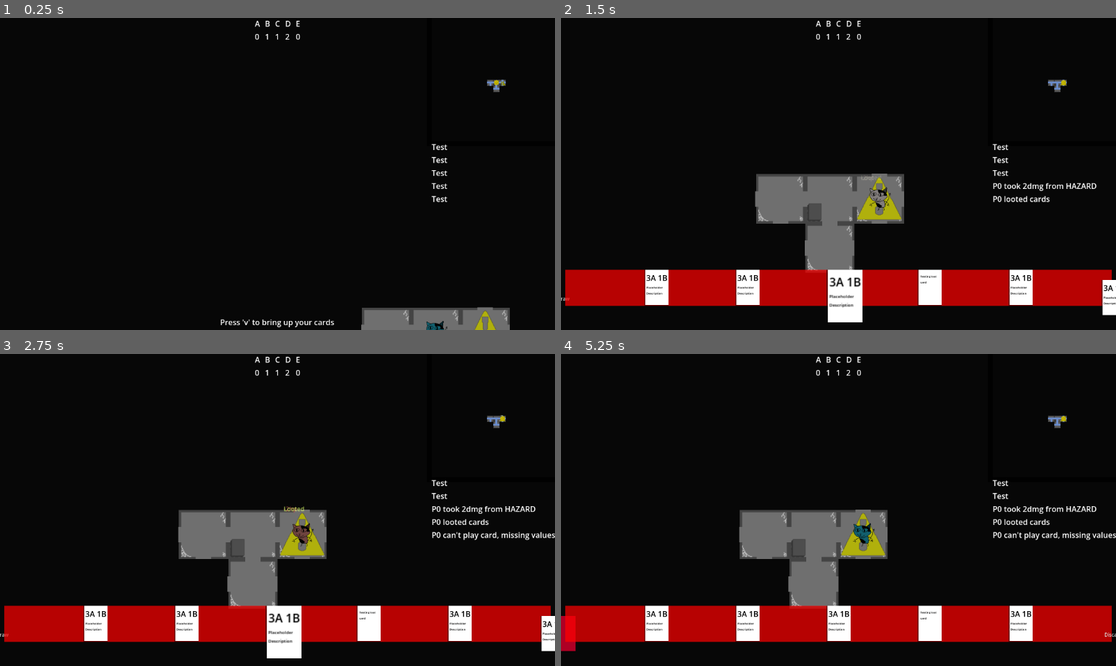
Above: before the commit, frames 1-4 (two rows, left to right).
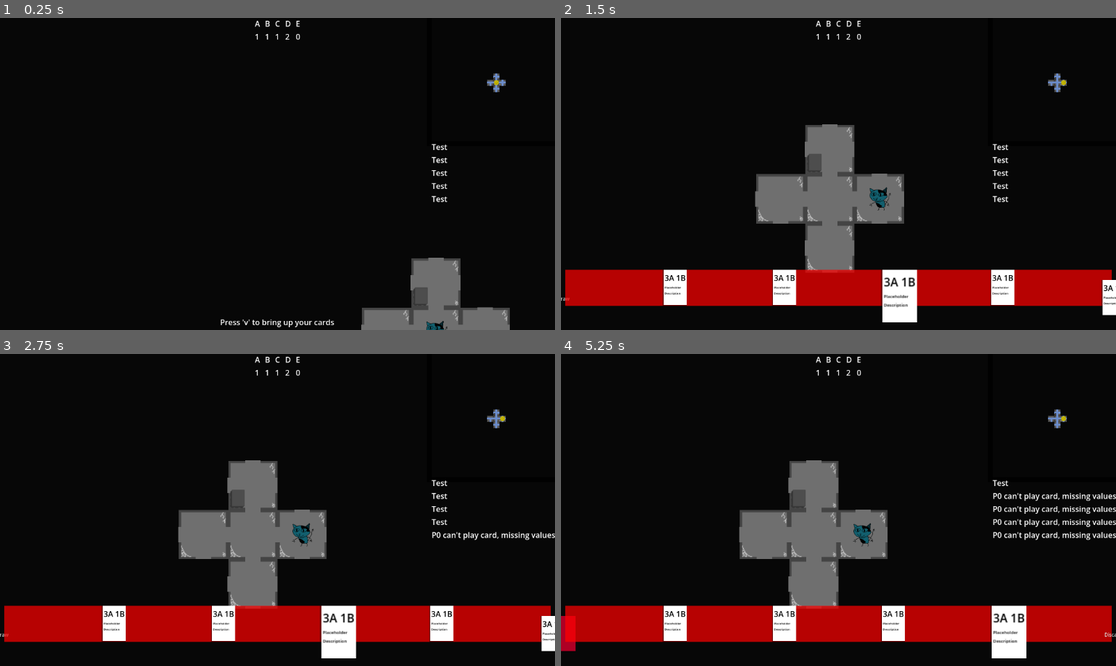
Above: after the commit, the same moments.

Repository: emrysshevek/gameganggame
Game: Godot game, scene res://scenes/GameScene.tscn
Two runs of this game, one before a commit and one after it. Both use one fixed random seed, a clock stepped at 60 frames per second and the inputs below.
Inputs (mouse positions are in pixels of both pictures, inside the frame that each line leads up to):
- Up to frame 1 (0.25 s): no input
- Up to frame 2 (1.5 s): tap V (debug_v) at 0.5, 1.25 s; move the mouse to (960, 158) at 0.52 s; hold D (move_right) 0.53-1.25 s; tap G (discard) at 0.6 s; click (960, 158) at 0.67 s; drag from (727, 189) to (810, 236) at 1.27 s
- Up to frame 3 (2.75 s): move the mouse to (333, 441) at 2.02 s; hold D (move_right) from 2.03 s (still down); tap C (toggle_cursor) at 2.1 s
- Up to frame 4 (5.25 s): release D (move_right) at 2.75 s; click "Draw" at 2.75 s; click "Discard" at 3.5 s; tap Enter at 4.25 s; drag from (810, 572) to (672, 463) at 4.27 s; move the mouse to (1005, 556) at 5.02 s; hold A (move_left) from 5.03 s (still down); tap Alt at 5.1 s

The runs differ from the first frame. In frame 1, 1.6% of the frame differs, in the area x 45-92%, y 5-100%; in frame 2, 7.8%; in frame 3, 7.9%, in the area x 15-97%, y 5-98%; in frame 4, 7.1%.

Commit message:
started setup of testing room

Diff:
--- a/scenes/grid_manager.gd
+++ b/scenes/grid_manager.gd
@@ -18,6 +18,7 @@
 @onready var tile_size:Vector2 = Vector2(64,64)
 
 #Testing
+var test_map_on:bool = true
 var _loot_card_scene = preload("res://cards/loot_card/loot_card.tscn")
 #endregion
 
@@ -31,6 +32,17 @@
 	#initializing A* for map
 	_a_star_floor_map[level] = AStar2D.new()
 	#
+	floor_maps[level] = setup_map_grid(map_width, map_height)
+	if test_map_on == false:
+		generate_map(0)
+		generate_hazards(0, 10)
+		generate_loot_piles(0, 2)
+	else:
+		setup_test_map(0)
+	#reveal_full_map()
+	#testing_map_distance_algorithm(Vector2(3,3), 3, 0)
+
+func setup_map_grid(width:int, height:int) -> Array:
 	#initialize blank map grid
 	var new_map_grid = []
 	for x in range(map_width):
@@ -50,20 +62,74 @@
 			new_tile.set_coordinates(Vector2(x,y))
 			new_tile.position = Vector2(x * 64, y * 64)
 			#
-	floor_maps[level] = new_map_grid
-	generate_map(0)
-	generate_hazards(0, 10)
-	generate_loot_piles(0, 2)
-	#reveal_full_map()
-	#testing_map_distance_algorithm(Vector2(3,3), 3, 0)
-
-func add_path(tile1:Tile, connection_direction_from_tile1:directions, tile2:Tile):
+	return new_map_grid
+
+func setup_test_map(level:int):
+	var current_floor_tiles = floor_maps[level]
+	var tiles:Array[Tile] = _get_all_tiles(level)
+	##setting up blank, fully connected outer tiles
+	for each_tile in tiles:
+		if each_tile.grid_coordinates.x < 8 or each_tile.grid_coordinates.x > 13 and each_tile.grid_coordinates.y < 8 or each_tile.grid_coordinates.y > 13:
+			for connecting_tile in get_tiles_in_crow_flies_range(level, each_tile.grid_coordinates, 1):
+				if connecting_tile != each_tile:
+					add_path(each_tile, connecting_tile)
+		##setting up accessible player spawn rooms
+		elif each_tile.grid_coordinates.x == 10 or each_tile.grid_coordinates.x == 11 and each_tile.grid_coordinates.y == 10 or each_tile.grid_coordinates.y == 11:
+			for connecting_tile in get_tiles_in_crow_flies_range(level, each_tile.grid_coordinates, 1):
+				if connecting_tile != each_tile:
+					add_path(each_tile, connecting_tile)
+	##setting up inaccessable room at 9,9
+	#for each_tile in get_tiles_in_crow_flies_range(level, Vector2i(9,9), 1):
+		#remove_path(current_floor_tiles[9][9], each_tile)
+	##loot pile rooms at 10,9 + 11,9 + 11,12
+	add_loot_pile(current_floor_tiles[10][9])
+	add_path(current_floor_tiles[10][9], current_floor_tiles[11][9])
+	add_path(current_floor_tiles[10][9], current_floor_tiles[10][10])
+	add_loot_pile(current_floor_tiles[11][9])
+	add_path(current_floor_tiles[11][9], current_floor_tiles[11][10])
+	add_path(current_floor_tiles[11][9], current_floor_tiles[12][9])
+	add_loot_pile(current_floor_tiles[11][12])
+	add_path(current_floor_tiles[11][12], current_floor_tiles[11][11])
+	add_path(current_floor_tiles[11][12], current_floor_tiles[12][12])
+	##hazards in rooms 12,9 + 12,10 + 12,12
+	add_hazard(current_floor_tiles[12][9])
+	add_path(current_floor_tiles[12][9], current_floor_tiles[12][10])
+	add_hazard(current_floor_tiles[12][10])
+	add_path(current_floor_tiles[12][10], current_floor_tiles[11][10])
+	##other testing room connections 9,10 + 9,11 + 9,12 + 10,11 + 10,12
+	add_path(current_floor_tiles[9][10], current_floor_tiles[10][10])
+	add_path(current_floor_tiles[9][10], current_floor_tiles[8][10])
+	add_path(current_floor_tiles[9][10], current_floor_tiles[10][10])
+	add_path(current_floor_tiles[9][11], current_floor_tiles[10][11])
+	add_path(current_floor_tiles[9][12], current_floor_tiles[10][12])
+	add_path(current_floor_tiles[10][11], current_floor_tiles[10][12])
+	for each_tile in tiles:
+		each_tile.reset_to_hidden()
+	map_generated.emit()
+
+func add_path(tile1:Tile, tile2:Tile):
+	var connection_direction = get_path_direction(tile1, tile2)
 	var new_path = path.new()
 	new_path.set_connections(tile1, tile2)
-	tile1.set_path(connection_direction_from_tile1, new_path)
-	tile2.set_path(_direction_opposites[connection_direction_from_tile1], new_path)
+	tile1.add_path(connection_direction, new_path)
+	tile2.add_path(_direction_opposites[connection_direction], new_path)
 	if new_path.blocked == false: #blocked paths will not be connected by A* to ensure they aren't considered for pathing
 		_a_star_floor_map[level].connect_points(tile1.a_star_id, tile2.a_star_id,true)
+
+func remove_path(tile1:Tile, tile2:Tile):
+	pass
+
+func get_path_direction(tile1:Tile, tile2:Tile) -> directions:
+	var connection_direction:directions
+	if tile1.grid_coordinates.x < tile2.grid_coordinates.x:
+		connection_direction = directions.east
+	elif tile1.grid_coordinates.x > tile2.grid_coordinates.x:
+		connection_direction = directions.west
+	elif tile1.grid_coordinates.y < tile2.grid_coordinates.y:
+		connection_direction = directions.south
+	else:
+		connection_direction = directions.north
+	return connection_direction
 
 func _get_all_tiles(level:int):
 	var all_tiles:Array[Tile]
@@ -91,7 +157,7 @@
 				var roll_for_new_path = randi_range(1,100)
 				if roll_for_new_path <= _path_number_odds[4 - possible_new_path_num]:
 					var connecting_tile_direction_from_origin_tile = possible_tile_connections_by_path.keys().pick_random()
-					add_path(each_tile, connecting_tile_direction_from_origin_tile, possible_tile_connections_by_path[connecting_tile_direction_from_origin_tile])
+					add_path(each_tile, possible_tile_connections_by_path[connecting_tile_direction_from_origin_tile])
 				else:
 					possible_new_path_num = 0
 					#roll for new path failed, so process to check for creating new paths for current Tile ends here
@@ -101,16 +167,22 @@
 func generate_hazards(level:int, frequency:int):
 	for each_tile in _get_all_tiles(level):
 		if randi_range(1,frequency) == frequency:
-			var new_hazard = Hazard.new()
-			each_tile.add_hazard(new_hazard)
+			add_hazard(each_tile)
+
+func add_hazard(tile:Tile) -> void:
+	var new_hazard = Hazard.new()
+	tile.add_hazard(new_hazard)
 
 func generate_loot_piles(level:int, frequency:int):
 	for each_tile in _get_all_tiles(level):
 		if randi_range(1,frequency) == frequency:
-			for i in randi_range(1,3):
-				var new_card:LootCard = _loot_card_scene.instantiate()
-				new_card.is_faceup = false
-				each_tile.add_grid_card(new_card)
+			add_loot_pile(each_tile)
+
+func add_loot_pile(tile:Tile) -> void:
+	for i in randi_range(1,3):
+		var new_card:LootCard = _loot_card_scene.instantiate()
+		new_card.is_faceup = false
+		tile.add_grid_card(new_card)
 
 func is_reachable(floor:int, from_tile_coords:Vector2, to_tile_coords:Vector2):
 	var from_tile = floor_maps[level][from_tile_coords.x][from_tile_coords.y]
--- a/scenes/tile.gd
+++ b/scenes/tile.gd
@@ -140,8 +140,11 @@
 func _set_random_explore_value():
 	explore_value = Model.CreatureValue.values().pick_random() #default quantity of 1 always for now
 
-func set_path(direction:int, path_obj:path):
+func add_path(direction:int, path_obj:path):
 	paths[direction] = path_obj
+
+func remove_path(direction:int):
+	paths[direction] = null
 
 func set_highlight(for_character_id:int, highlight_on:bool):
 	if highlight_on == true:
